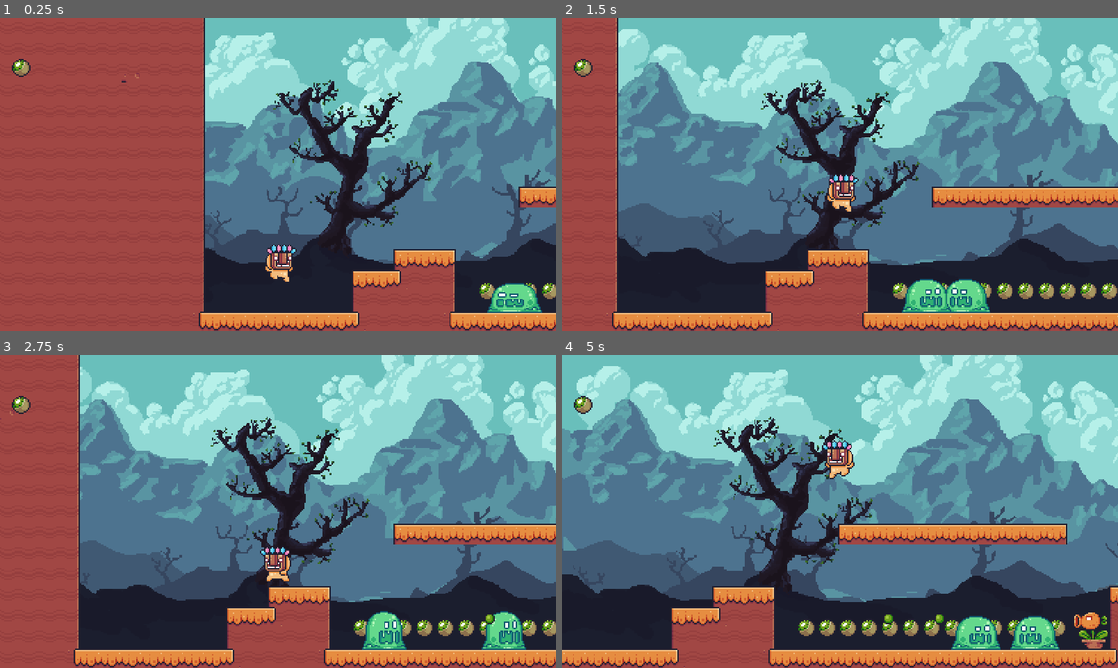
Above: before the commit, frames 1-4 (two rows, left to right).
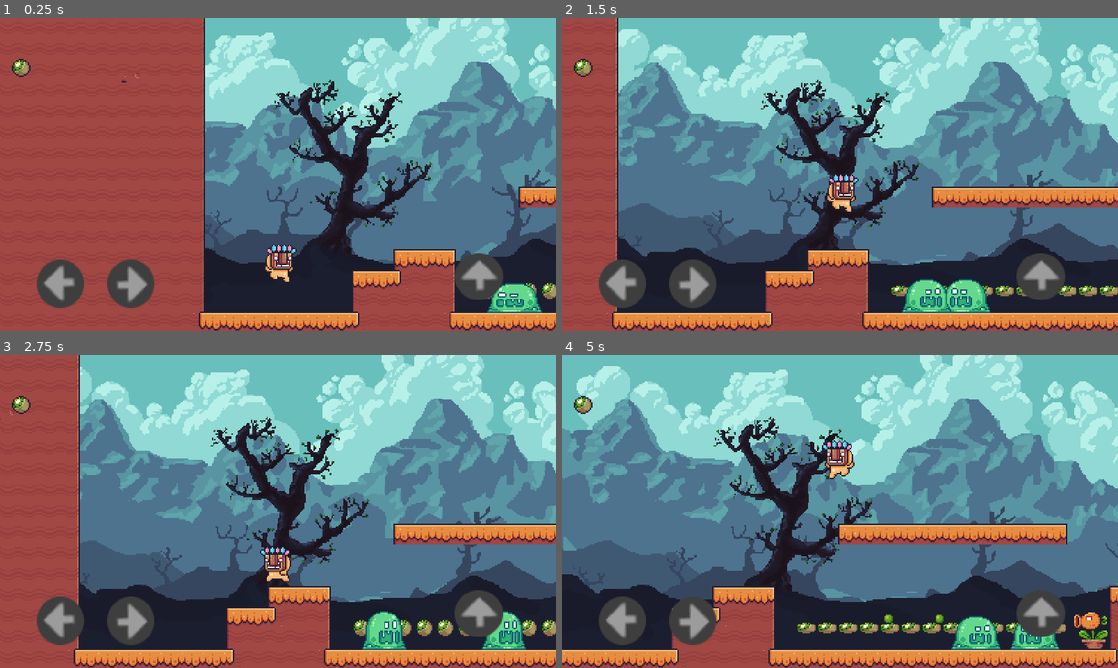
Above: after the commit, the same moments.

Repository: Maxi1595/Parcial_dise-o
Game: Godot game, scene res://world_final.tscn
The game is run twice, just before and just after one commit, with the same random seed, the same clock (stepped at 60 frames per second) and the same inputs. This scene is started directly instead of the project's main scene.
Inputs:
- Up to frame 1 (0.25 s): no input
- Up to frame 2 (1.5 s): tap Enter (ui_accept) at 0.5, 0.6, 0.77, 1.07, 1.35 s; hold Right (ui_right) from 0.53 s (still down)
- Up to frame 3 (2.75 s): tap Enter (ui_accept) at 1.52, 1.82, 2.1 s; release Right (ui_right) at 2.03 s; hold Left (ui_left) from 2.03 s (still down)
- Up to frame 4 (5 s): release Left (ui_left) at 2.78 s; hold Right (ui_right) 2.78-4.28 s; tap Enter (ui_accept) at 2.85, 3.02, 3.32, 3.6, 3.77, 4.07, 4.35, 4.52, 4.82 s; hold Left (ui_left) from 4.28 s (still down)

The runs differ from the first frame. In frame 1, 3.1% of the frame differs, in the area x 6-91%, y 75-93%; in frame 2, 3.5%; in frame 3, 3.1%; in frame 4, 3.8%.

Commit message:
agregado de touchs y musica

Diff:
--- a/Player/player.tscn
+++ b/Player/player.tscn
@@ -1,8 +1,9 @@
-[gd_scene load_steps=13 format=3 uid="uid://cryk17nh6gg7m"]
+[gd_scene load_steps=14 format=3 uid="uid://cryk17nh6gg7m"]
 
 [ext_resource type="Script" path="res://Scrips/player.gd" id="1_pvh2f"]
 [ext_resource type="Texture2D" uid="uid://bei7x67psb4c4" path="res://Assets_PixelAdventure/Main Characters/Mask Dude.png" id="1_y6r6i"]
 [ext_resource type="Script" path="res://Scrips/Camera2D.gd" id="3_jylgq"]
+[ext_resource type="Texture2D" uid="uid://bq8btvqsff3lo" path="res://Assets_PixelAdventure/flechasTouch.png" id="5_cdpjv"]
 [ext_resource type="Texture2D" uid="uid://csalfn7eptyw6" path="res://Assets_PixelAdventure/Items/Fruits/Kiwi_Icono.png" id="6_x1gv7"]
 
 [sub_resource type="RectangleShape2D" id="RectangleShape2D_rc0bu"]
@@ -150,4 +151,23 @@
 [node name="FrutasLabel" type="Label" parent="PlayerGUI/VBoxContainer/HBoxContainer"]
 layout_mode = 2
 
+[node name="Touchs" type="CanvasLayer" parent="."]
+
+[node name="Derecha" type="TouchScreenButton" parent="Touchs"]
+position = Vector2(77.0002, 181.095)
+texture_normal = ExtResource("5_cdpjv")
+action = "ui_right"
+
+[node name="Izquierda" type="TouchScreenButton" parent="Touchs"]
+position = Vector2(69.0002, 226)
+rotation = 3.14159
+texture_normal = ExtResource("5_cdpjv")
+action = "ui_left"
+
+[node name="Saltar" type="TouchScreenButton" parent="Touchs"]
+position = Vector2(344, 221)
+rotation = 4.71239
+texture_normal = ExtResource("5_cdpjv")
+action = "ui_accept"
+
 [connection signal="body_entered" from="Area2D" to="." method="_on_area_2d_body_entered"]
--- a/Scrips/global.gd
+++ b/Scrips/global.gd
@@ -10,3 +10,6 @@
 		return frutas
 
 var player
+
+func reinicioContador():
+	frutas = 0
--- a/Scrips/player.gd
+++ b/Scrips/player.gd
@@ -41,7 +41,7 @@
 
 	if vidas <= 0:
 		get_tree().reload_current_scene()
-
+		Global.reinicioContador()
 
 #func _curarVida():
 	#if vidas <= 2:
@@ -56,3 +56,4 @@
 	vidas -= 1
 	if vidas <= 0:
 		get_tree().reload_current_scene()
+		Global.reinicioContador()
--- /dev/null
+++ b/default_bus_layout.tres
@@ -0,0 +1,3 @@
+[gd_resource type="AudioBusLayout" format=3 uid="uid://cwsqicfqlsku8"]
+
+[resource]
--- a/fruit.tscn
+++ b/fruit.tscn
@@ -5,6 +5,7 @@
 
 [sub_resource type="Animation" id="Animation_vv11c"]
 length = 0.001
+loop_mode = 1
 tracks/0/type = "value"
 tracks/0/imported = false
 tracks/0/enabled = true
@@ -15,7 +16,7 @@
 "times": PackedFloat32Array(0),
 "transitions": PackedFloat32Array(1),
 "update": 1,
-"values": [1]
+"values": [0]
 }
 
 [sub_resource type="Animation" id="Animation_2vvb5"]
@@ -50,12 +51,12 @@
 [node name="Sprite2D" type="Sprite2D" parent="."]
 texture = ExtResource("2_ditdo")
 hframes = 17
-frame = 1
 
 [node name="AnimationPlayer" type="AnimationPlayer" parent="."]
 libraries = {
 "": SubResource("AnimationLibrary_dh4tl")
 }
+autoplay = "new_animation"
 
 [node name="CollisionShape2D" type="CollisionShape2D" parent="."]
 shape = SubResource("CircleShape2D_ty2xj")
--- a/project.godot
+++ b/project.godot
@@ -27,6 +27,11 @@
 window/size/window_height_override=720
 window/stretch/mode="viewport"
 
+[input_devices]
+
+pointing/emulate_touch_from_mouse=true
+
 [rendering]
 
 textures/canvas_textures/default_texture_filter=0
+renderer/rendering_method="mobile"
--- a/world.tscn
+++ b/world.tscn
@@ -11,6 +11,7 @@
 [ext_resource type="PackedScene" uid="uid://bjgxo8orgmi6d" path="res://Enemies/Enemy_slime.tscn" id="9_oy38q"]
 [ext_resource type="PackedScene" uid="uid://ot0f5lfefghb" path="res://spike.tscn" id="11_vspxd"]
 [ext_resource type="Script" path="res://ZonaPasarNivel.gd" id="11_x8in6"]
+[ext_resource type="AudioStream" uid="uid://cjtkr7tp6c162" path="res://Assets_PixelAdventure/From Page to Practice.mp3" id="12_i0qpe"]
 
 [sub_resource type="TileSetAtlasSource" id="TileSetAtlasSource_gpthv"]
 texture = ExtResource("2_f46l2")
@@ -573,13 +574,18 @@
 monitorable = false
 
 [node name="Label" type="Label" parent="."]
-visible = false
-offset_left = 1616.0
+offset_left = 8.0
 offset_top = -96.0
-offset_right = 1736.0
-offset_bottom = -47.0
-text = "Gracias por
- jugar la Demo!"
+offset_right = 128.0
+offset_bottom = -72.0
+text = "Te mueves con:"
+
+[node name="Label2" type="Label" parent="."]
+offset_left = 40.0
+offset_top = -64.0
+offset_right = 128.0
+offset_bottom = -40.0
+text = " Saltas con:"
 
 [node name="Area2D" type="Area2D" parent="."]
 position = Vector2(2608, 64)
@@ -589,4 +595,9 @@
 position = Vector2(16.75, 10)
 shape = SubResource("RectangleShape2D_xb72t")
 
+[node name="AudioStreamPlayer" type="AudioStreamPlayer" parent="."]
+stream = ExtResource("12_i0qpe")
+volume_db = -14.0
+autoplay = true
+
 [connection signal="body_entered" from="Area2D" to="Area2D" method="_on_Area2D_body_entered"]
--- a/world_2.tscn
+++ b/world_2.tscn
@@ -12,6 +12,7 @@
 [ext_resource type="PackedScene" uid="uid://d1wi415l4b1rj" path="res://Enemies/Enemy_lansaguisantes.tscn" id="10_06h65"]
 [ext_resource type="PackedScene" uid="uid://ot0f5lfefghb" path="res://spike.tscn" id="10_c0765"]
 [ext_resource type="Script" path="res://PasarNivelFinal.gd" id="11_ococc"]
+[ext_resource type="AudioStream" uid="uid://cjtkr7tp6c162" path="res://Assets_PixelAdventure/From Page to Practice.mp3" id="13_cvquw"]
 
 [sub_resource type="TileSetAtlasSource" id="TileSetAtlasSource_upbne"]
 texture = ExtResource("2_fy8g5")
@@ -523,11 +524,14 @@
 rotation = 4.71238
 
 [node name="Area2D" type="Area2D" parent="."]
-position = Vector2(2480, -112)
+position = Vector2(2480, -120)
 script = ExtResource("11_ococc")
 
 [node name="CollisionShape2D" type="CollisionShape2D" parent="Area2D"]
 position = Vector2(16, 24)
 shape = SubResource("RectangleShape2D_lak3h")
 
+[node name="AudioStreamPlayer2" type="AudioStreamPlayer" parent="."]
+stream = ExtResource("13_cvquw")
+
 [connection signal="body_entered" from="Area2D" to="Area2D" method="_on_Area2D_body_entered"]
--- a/world_final.tscn
+++ b/world_final.tscn
@@ -13,6 +13,7 @@
 [ext_resource type="PackedScene" uid="uid://66f84vmy3dvb" path="res://jefe.tscn" id="9_setba"]
 [ext_resource type="PackedScene" uid="uid://ot0f5lfefghb" path="res://spike.tscn" id="11_aoplm"]
 [ext_resource type="Script" path="res://zonaFinalFelicitaciones.gd" id="12_u8dmp"]
+[ext_resource type="AudioStream" uid="uid://cjtkr7tp6c162" path="res://Assets_PixelAdventure/From Page to Practice.mp3" id="14_v0ltk"]
 
 [sub_resource type="TileSetAtlasSource" id="TileSetAtlasSource_csn1w"]
 texture = ExtResource("2_7cukm")
@@ -455,4 +456,7 @@
 [node name="Jefe" parent="." instance=ExtResource("9_setba")]
 position = Vector2(2064, 8)
 
+[node name="AudioStreamPlayer3" type="AudioStreamPlayer" parent="."]
+stream = ExtResource("14_v0ltk")
+
 [connection signal="body_entered" from="Area2D3" to="Area2D3" method="_on_area_2d_body_entered"]
Binary file added: Assets_PixelAdventure/Flechas.png
Not shown, added: Assets_PixelAdventure/Flechas.png.import
Not shown, added: Assets_PixelAdventure/From Page to Practice.mp3.import
Binary file added: Assets_PixelAdventure/flechasTouch.png
Not shown, added: Assets_PixelAdventure/flechasTouch.png.import
Not shown: 1 places in world.tscn that only renumber resources
Not shown: 1 places in world_2.tscn that only renumber resources
Not shown: 1 places in world_final.tscn that only renumber resources
Not shown, added: Assets_PixelAdventure/From Page to Practice.mp3
